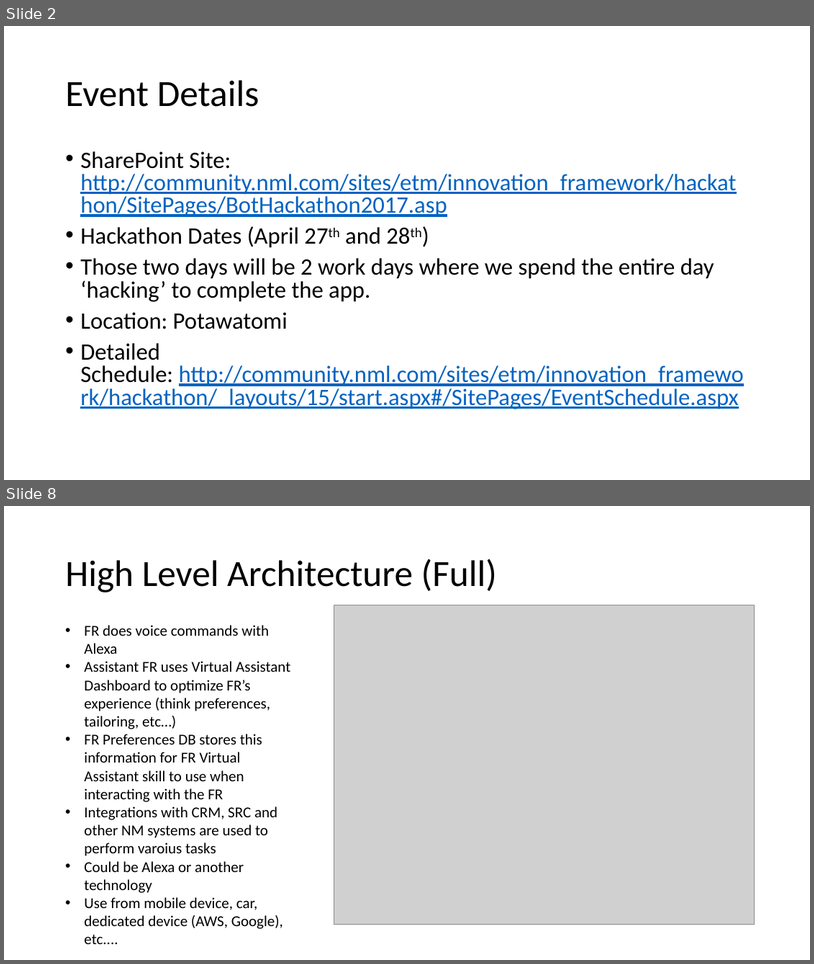
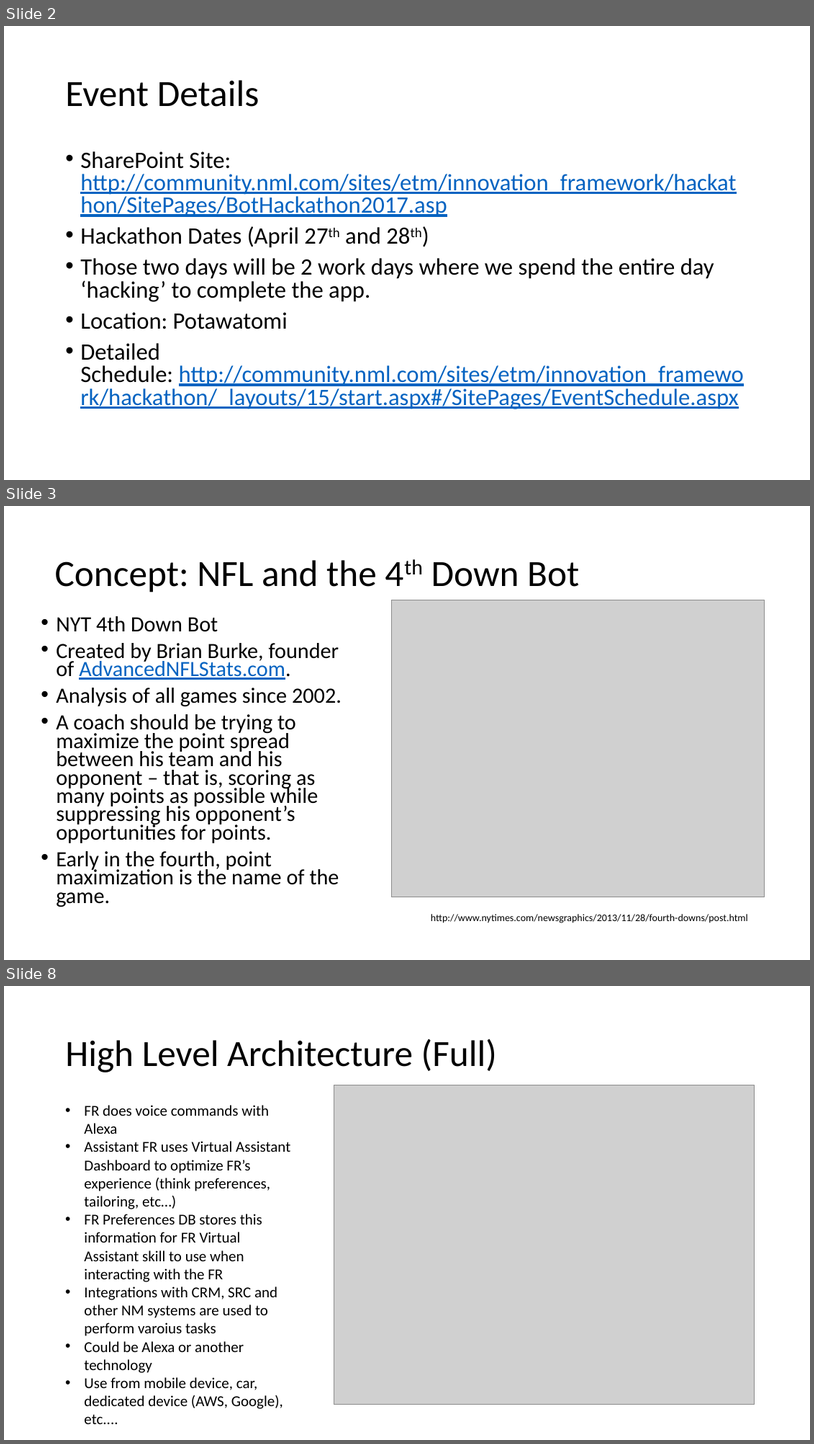
Before and after one commit to PaulJDix/nmhack17-design-doc, a slide deck: IdeasPPT.pptx. Shown one above the other, each under a label of ours: slides 2 and 8 before the commit, slides 2, 3 and 8 after it; the slides between them are not shown. The pictures are 814x964 and 814x1444 pixels, drawn with LibreOffice and Linux fonts; fonts in the diff are those of the drawing; grey boxes stand for pictures. Boxes give left, top, right and bottom in pixels: in the first picture for what was removed or moved away, otherwise in the second. Text is boxed around its words. In the diff, an @@ line names an element or a change of style, - is before the commit and + after.

```diff
--- a/IdeasPPT.pptx
+++ b/IdeasPPT.pptx
@@ slide 3 added at [4,506,810,960], background #FFFFFF @@
@@ title added at [55,560,579,592], 44 pt, text #000000 @@
+Concept: NFL and the 4th Down Bot
@@ picture added at [392,600,765,897] @@
@@ text added at [56,616,342,907], 25.9 pt, text #000000 @@
+• NYT 4th Down Bot
+• Created by Brian Burke, founder of AdvancedNFLStats.com.
+• Analysis of all games since 2002.
+• A coach should be trying to maximize the point spread between his team and his opponent – that is, scoring as many points as possible while suppressing his opponent’s opportunities for points.
+• Early in the fourth, point maximization is the name of the game.
@@ text added at [431,914,748,923], 12 pt, text #000000 @@
+http://www.nytimes.com/newsgraphics/2013/11/28/fourth-downs/post.html
```
Also in this commit, not shown: 4 other slides added, 8 other files.
